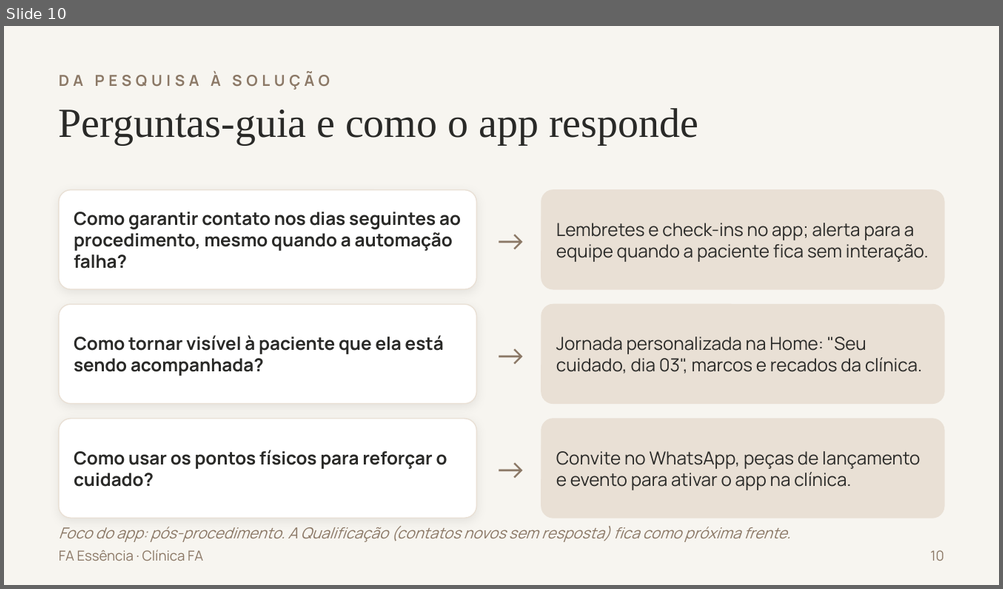
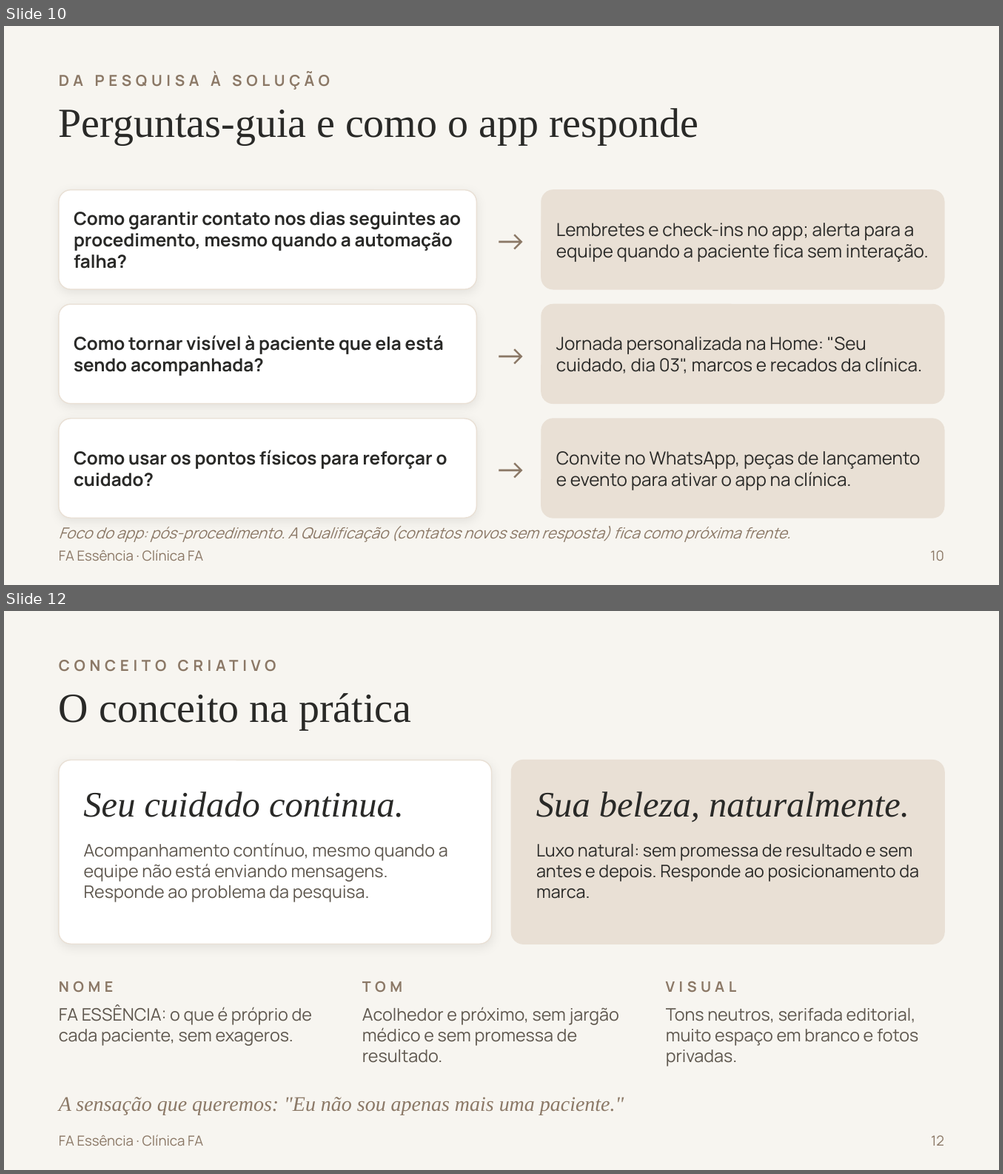
Before and after one commit to joaogstrapa10-cell/strapa.ai, a slide deck: FA-Essencia-Apresentacao.pptx. Shown one above the other, each under a label of ours: slide 10 before the commit, slides 10 and 12 after it; the slides between them are not shown. The pictures are 1003x589 and 1003x1174 pixels, drawn with LibreOffice and Linux fonts; fonts in the diff are those of the drawing. Boxes give left, top, right and bottom in pixels: in the first picture for what was removed or moved away, otherwise in the second. Text is boxed around its words. In the diff, an @@ line names an element or a change of style, - is before the commit and + after.

```diff
--- a/FA-Essencia-Apresentacao.pptx
+++ b/FA-Essencia-Apresentacao.pptx
@@ slide 12 added at [4,611,999,1170], background #F7F5F0 @@
@@ text added at [59,660,276,672], 11 pt, text #8B7866, bold @@
+CONCEITO CRIATIVO
@@ text added at [59,693,411,729], 30 pt, text #292927 @@
+O conceito na prática
@@ rounded rectangle added at [59,760,492,944], fill #FFFFFF, outline #E9E0D5 0.75 pt @@
@@ rounded rectangle added at [511,760,944,944], fill #E9E0D5, outline #E9E0D5 0.75 pt @@
@@ text added at [83,792,404,817], 26 pt, text #292927, italic @@
+Seu cuidado continua.
@@ text added at [536,792,909,823], 26 pt, text #292927, italic @@
+Sua beleza, naturalmente.
@@ text added at [84,843,448,903], 12.5 pt, text #5E574E @@
+Acompanhamento contínuo, mesmo quando a equipe não está enviando mensagens. Responde ao problema da pesquisa.
@@ text added at [536,844,919,899], 12.5 pt, text #292927 @@
+Luxo natural: sem promessa de resultado e sem antes e depois. Responde ao posicionamento da marca.
@@ text added at [59,981,113,992], 10.5 pt, text #8B7866, bold @@
+NOME
@@ text added at [362,981,402,992], 10.5 pt, text #8B7866, bold @@
+TOM
@@ text added at [666,981,737,992], 10.5 pt, text #8B7866, bold @@
+VISUAL
@@ text added at [59,1005,312,1046], 12.5 pt, text #5E574E @@
+FA ESSÊNCIA: o que é próprio de cada paciente, sem exageros.
@@ text added at [362,1008,619,1063], 12.5 pt, text #5E574E @@
+Acolhedor e próximo, sem jargão médico e sem promessa de resultado.
@@ text added at [666,1008,918,1067], 12.5 pt, text #5E574E @@
+Tons neutros, serifada editorial, muito espaço em branco e fotos privadas.
@@ text added at [59,1097,623,1115], 15 pt, text #8B7866, italic @@
+A sensação que queremos: "Eu não sou apenas mais uma paciente."
@@ text added at [59,1135,203,1146], 10 pt, text #8B7866 @@
+FA Essência · Clínica FA
@@ text added at [930,1136,944,1146], 10 pt, text #8B7866 @@
+12
```
Also in this commit, not shown: 11 slides changed, 1 other slide added, 1 slide removed.
